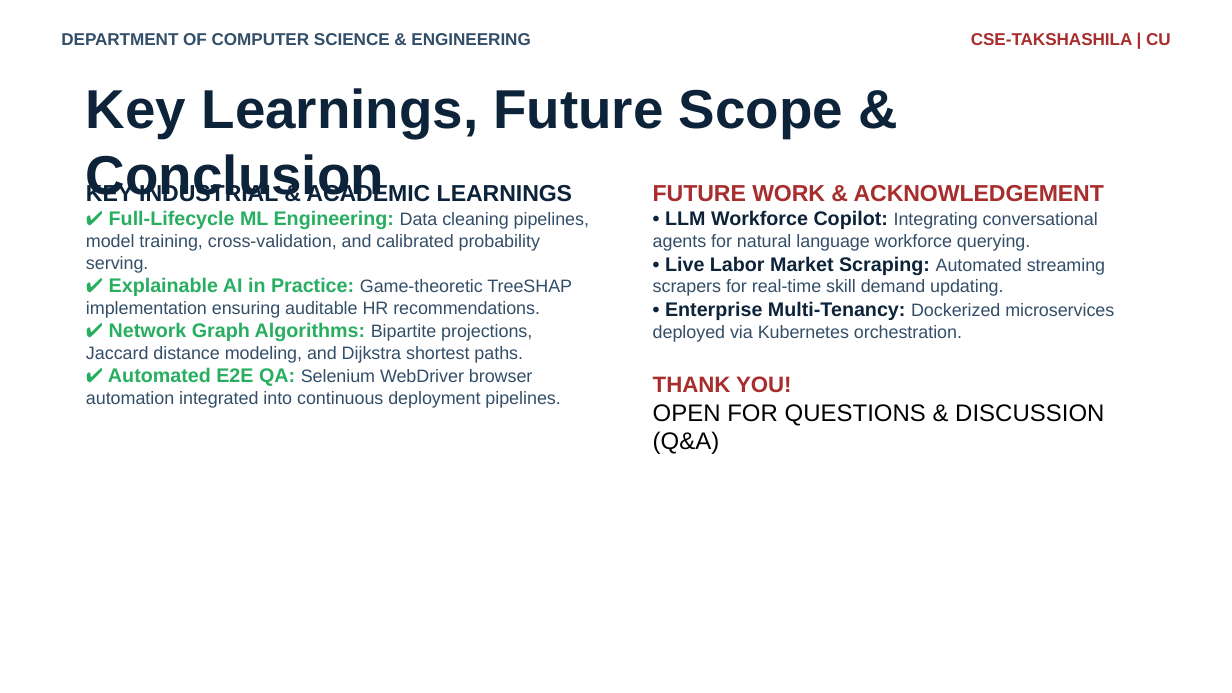
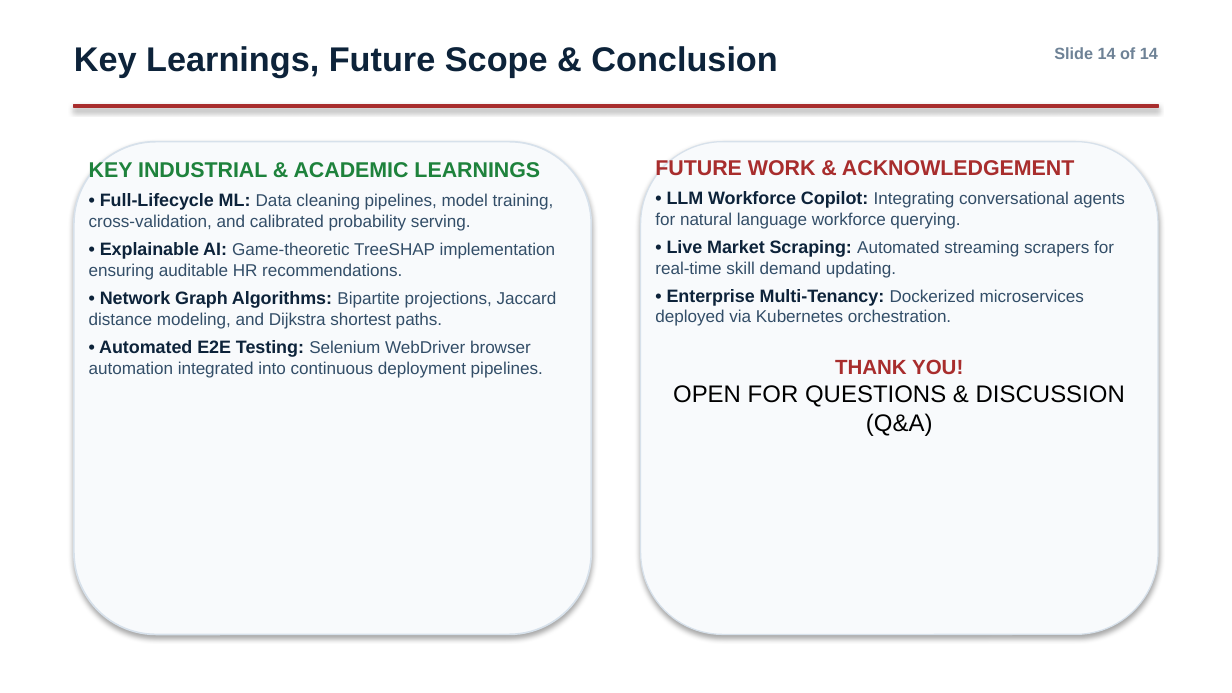
Before and after one commit to chitreyAbhinav/workforce-intelligence, a slide deck: slide 14 of reports/internship_submission/Industrial_Training_Presentation.pptx. Drawn at 1232x693 pixels with LibreOffice and Linux fonts; fonts in the diff are those of the drawing; background and template pictures are left out. Boxes give left, top, right and bottom in pixels: in the first picture for what was removed or moved away, otherwise in the second. Text is boxed around its words. In the diff, an @@ line names an element or a change of style, - is before the commit and + after.

Commit message:
fix(internship): Eliminate PPT overlaps, set remote mode, clean headers/footers, and finalize all submission deliverables

```diff
--- a/reports/internship_submission/Industrial_Training_Presentation.pptx
+++ b/reports/internship_submission/Industrial_Training_Presentation.pptx
@@ text "Key Learnings, Future Scope & ...": place and size @@
-text "Key Learnings, Future Scope & ..." at box(86, 88, 843, 202)
+text "Key Learnings, Future Scope & ..." at box(74, 46, 777, 77)
@@ text "Key Learnings, Future Scope & ..." at box(74, 46, 777, 77): size 32 to 20 pt @@
@@ text removed at box(971, 33, 1171, 45) @@
-CSE-TAKSHASHILA | CU
@@ text at box(1054, 47, 1158, 59): text changed; size 10 to 9.5 pt; text colour #334E68 to #6E8296 @@
-DEPARTMENT OF COMPUTER SCIENCE & ENGINEERING
+Slide 14 of 14
@@ rectangle added at box(74, 105, 1158, 108), fill #A82D2D, outline #A82D2D 0.75 pt @@
@@ rounded rectangle added at box(74, 142, 591, 634), fill #F8FAFC, outline #D7E1EB 1 pt @@
@@ rounded rectangle added at box(641, 142, 1158, 634), fill #F8FAFC, outline #D7E1EB 0.75 pt @@
@@ text at box(89, 162, 540, 178): size 13.5 to 12.5 pt, text colour #0D233A to #1E823C in "KEY INDUSTRIAL & ACADEMIC LEARNINGS" @@
@@ text "KEY INDUSTRIAL & ACADEMIC LEARNINGS": place and size @@
-text "KEY INDUSTRIAL & ACADEMIC LEARNINGS" at box(86, 183, 589, 408)
+text "KEY INDUSTRIAL & ACADEMIC LEARNINGS" at box(89, 162, 557, 378)
@@ text at box(655, 160, 1125, 436): size 13.5 to 12.5 pt in "FUTURE WORK & ACKNOWLEDGEMENT"; size 11.5 to 10.5 pt in "• LLM Workforce Copilot:", "• Enterprise Multi-Tenancy:"; size 10.5 to 10 pt in "Integrating conversational agents for natural language workf ...", "Dockerized microservices deployed via Kubernetes orchestrati ..."; size 13 to 12 pt in "THANK YOU!"; more space between paragraphs; alignment left to centre @@
@@ text "FUTURE WORK & ACKNOWLEDGEMENT": place and size @@
-text "FUTURE WORK & ACKNOWLEDGEMENT" at box(653, 185, 1114, 454)
+text "FUTURE WORK & ACKNOWLEDGEMENT" at box(655, 160, 1125, 436)
@@ text at box(89, 193, 557, 378): text changed; size 10.5 to 10 pt @@
-✔ Full-Lifecycle ML Engineering: Data cleaning pipelines, model training, cross-validation, and calibrated probability serving.
-✔ Explainable AI in Practice: Game-theoretic TreeSHAP implementation ensuring auditable HR recommendations.
-✔ Network Graph Algorithms: Bipartite projections, Jaccard distance modeling, and Dijkstra shortest paths.
-✔ Automated E2E QA: Selenium WebDriver browser automation integrated into continuous deployment pipelines.
+• Full-Lifecycle ML: Data cleaning pipelines, model training, cross-validation, and calibrated probability serving.
+• Explainable AI: Game-theoretic TreeSHAP implementation ensuring auditable HR recommendations.
+• Network Graph Algorithms: Bipartite projections, Jaccard distance modeling, and Dijkstra shortest paths.
+• Automated E2E Testing: Selenium WebDriver browser automation integrated into continuous deployment pipelines.
@@ text at box(655, 240, 1114, 278): text changed; size 10.5 to 10 pt @@
-• Live Labor Market Scraping: Automated streaming scrapers for real-time skill demand updating.
+• Live Market Scraping: Automated streaming scrapers for real-time skill demand updating.
```
Also in this commit, not shown: 12 other slides changed, 1 slide added, 1 slide removed, 38 other files.
